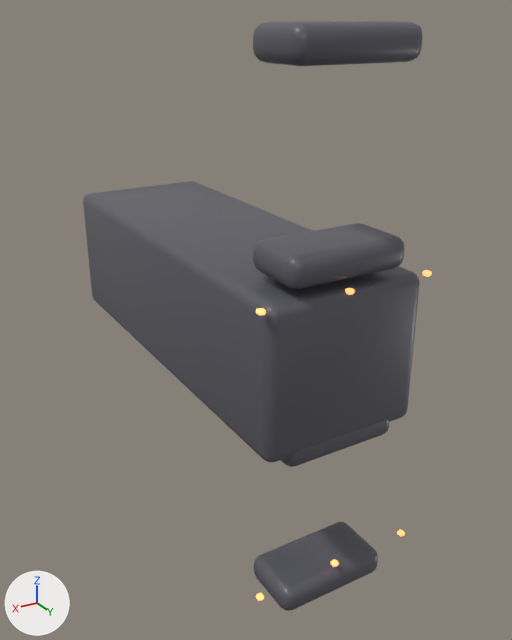
What one commit did to the glTF model unity/Assets/Art/EarlyGame/garage-kit/garage-voodude-rack.glb.
Before and after are seen from a 50 mm camera at (0.731, 1.846, 1.539) aimed at (-0.048, 0.547, 0.89). The axes (+X, +Y, +Z) are drawn at lower left. The lights are the same throughout. The first picture is the older version. Where no turn or scale is listed for an object, it has been applied to the vertices.

Objects in the first picture: 'Bay0.001', 'Bay1.001', 'Bay2.001', 'Bay3.001', 'RackShell.001' and 5 more.
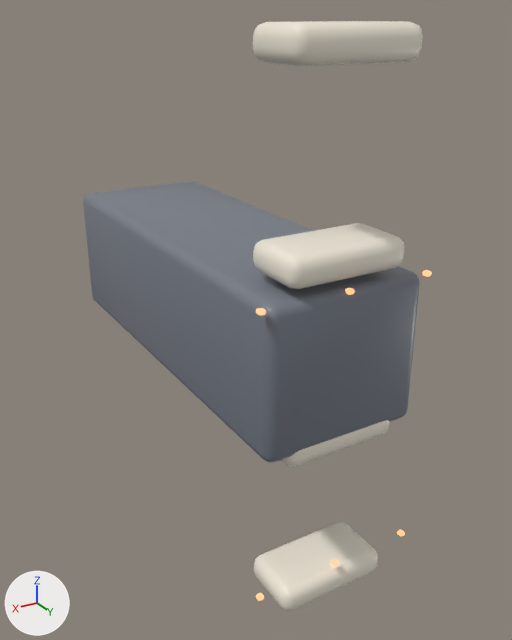
The newer file is also turned or shifted as a whole; pictures and numbers use the older file's frame.

Location of each change, [x1, y1, x2, y2] in pixels of the pictures (512 x 640 px):
'RackShell.001', recoloured (dark grey to grey): [83, 181, 420, 463] in both
'Bay3.001', recoloured (dark grey to pale yellow): [253, 21, 423, 66] in both
'Bay2.001', recoloured (dark grey to pale yellow): [253, 223, 405, 289] in both
'Bay0.001', recoloured (dark grey to pale yellow): [254, 522, 378, 611] in both
'Bay1.001', recoloured (dark grey to pale yellow): [281, 420, 390, 467] in both

The edits, one by one:
Material 'Garage_plastic_beige' (mat_garage_plastic_beige) is new.
Its base color is (0.88, 0.82, 0.7) (pale yellow #f1eada).
Its roughness is 0.38.
Material 'Garage_dark_metal' (mat_garage_dark_metal) is new.
Its base color is (0.18, 0.2, 0.24) (grey #767c86).
Its roughness is 0.35.
me_cube_026 has 96 vertices, 188 faces and spans x -0.125..0.125, y -0.25..-0.11, z 0.42..0.48.
me_cube_026 no longer uses material mat_bay0_solid (dark grey #595961).
me_cube_026 gains material mat_garage_plastic_beige (pale yellow #f1eada).
me_cube_027 has 96 vertices, 188 faces and spans x -0.125..0.125, y -0.25..-0.11, z 0.77..0.83.
me_cube_027 no longer uses material mat_bay1_solid (dark grey #595961).
me_cube_027 gains material mat_garage_plastic_beige (pale yellow #f1eada).
me_cube_028 has 96 vertices, 188 faces and spans x -0.125..0.125, y -0.25..-0.11, z 1.12..1.18.
me_cube_028 no longer uses material mat_bay2_solid (dark grey #595961).
me_cube_028 gains material mat_garage_plastic_beige (pale yellow #f1eada).
me_cube_029 has 96 vertices, 188 faces and spans x -0.125..0.125, y -0.25..-0.11, z 1.47..1.53.
me_cube_029 no longer uses material mat_bay3_solid (dark grey #595961).
me_cube_029 gains material mat_garage_plastic_beige (pale yellow #f1eada).
me_cube_024 has 96 vertices, 188 faces and spans x -0.17..0.17, y -0.475..0.475, z 0.795..1.105.
me_cube_024 no longer uses material mat_rackshell_solid (dark grey #595961).
me_cube_024 gains material mat_garage_dark_metal (grey #767c86).
